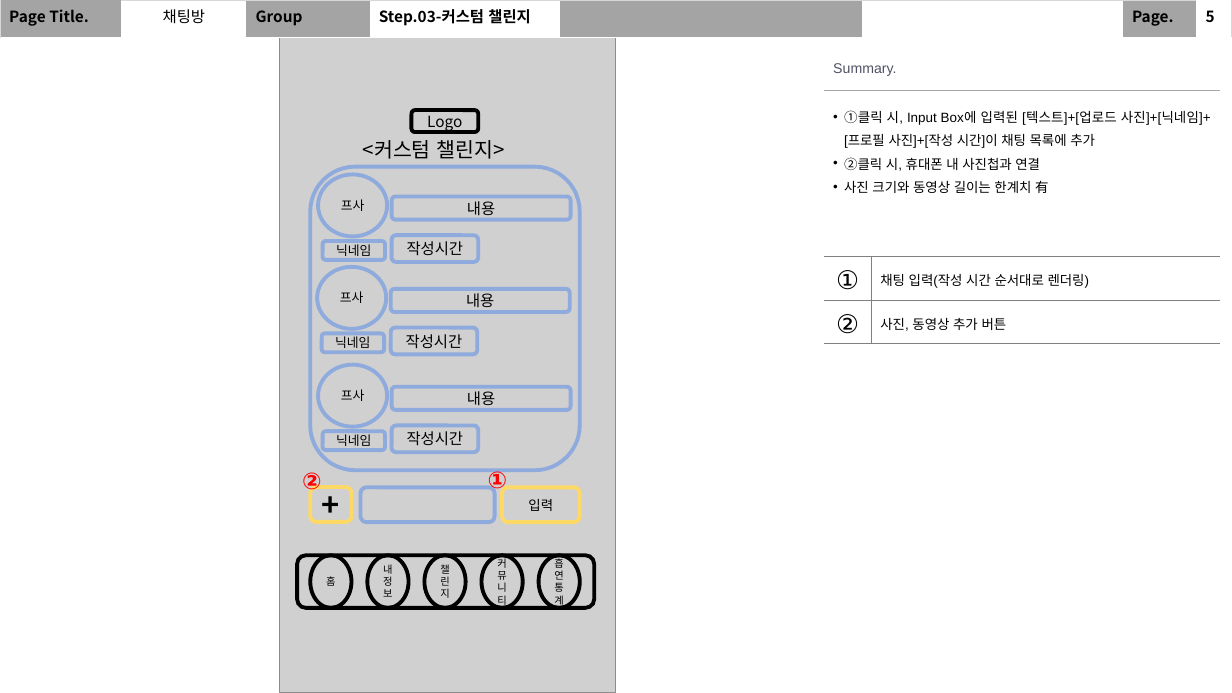
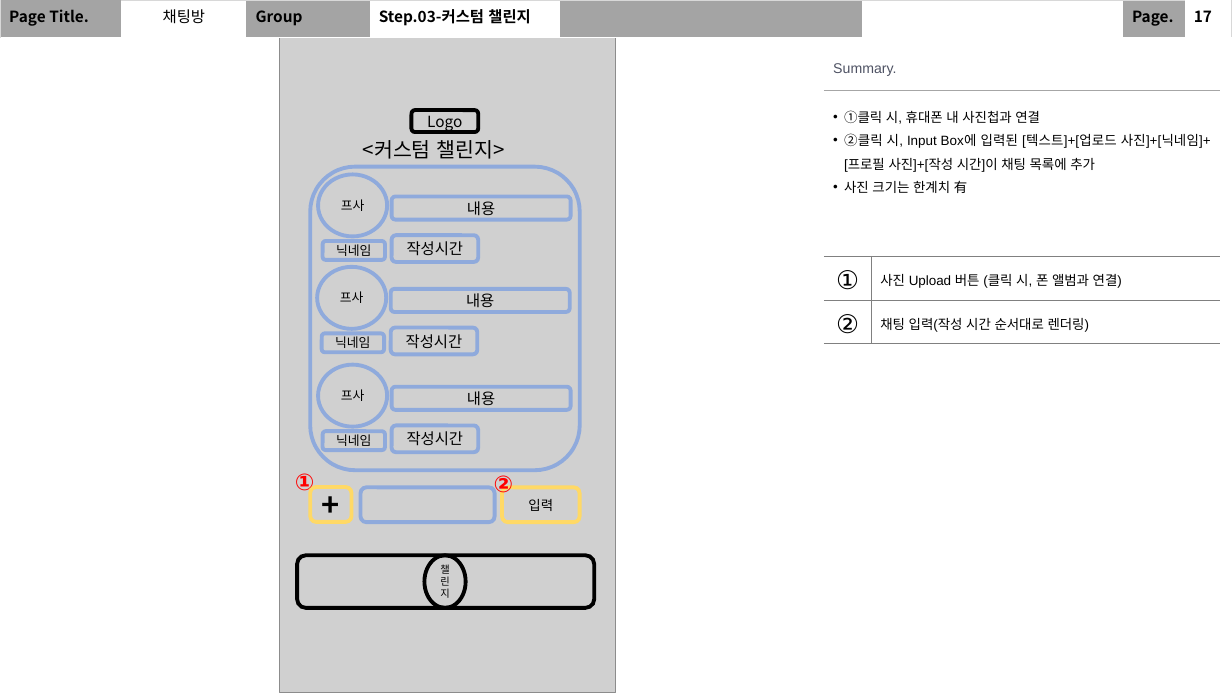
Before and after one commit to SeolMyeongJae/KSA-final-project, a slide deck: slide 19 of 06-최종산출물/UI 및 화면 설계.pptx (slide 16 before the commit). Drawn at 1232x693 pixels with LibreOffice and Linux fonts; fonts in the diff are those of the drawing; grey boxes stand for pictures. Boxes give left, top, right and bottom in pixels: in the first picture for what was removed or moved away, otherwise in the second. Text is boxed around its words. In the diff, an @@ line names an element or a change of style, - is before the commit and + after.

```diff
--- a/06-최종산출물/UI 및 화면 설계.pptx
+++ b/06-최종산출물/UI 및 화면 설계.pptx
@@ table at (0, 0, 1231, 38) @@
-row 1, column 10: 5
+row 1, column 10: 17
@@ table at (824, 48, 1220, 341) @@
-row 2, column 1: ①클릭 시, Input Box에 입력된 [텍스트]+[업로드 사진]+[닉네임]+[프로필 사진]+[작성 시간]이 채팅 목록에 추가 / ②클릭 시, 휴대폰 내 사진첩과 연결 / 사진 크기와 동영상 길이는 한계치 有
+row 2, column 1: ①클릭 시, 휴대폰 내 사진첩과 연결 / ②클릭 시, Input Box에 입력된 [텍스트]+[업로드 사진]+[닉네임]+[프로필 사진]+[작성 시간]이 채팅 목록에 추가 / 사진 크기는 한계치 有
-row 3, column 2: 채팅 입력(작성 시간 순서대로 렌더링)
+row 3, column 2: 사진 Upload 버튼 (클릭 시, 폰 앨범과 연결)
-row 4, column 2: 사진, 동영상 추가 버튼
+row 4, column 2: 채팅 입력(작성 시간 순서대로 렌더링)
@@ text "①": place and size @@
-text "①" at (488, 469, 508, 494)
+text "①" at (295, 473, 315, 496)
@@ text "②": place and size @@
-text "②" at (302, 472, 322, 495)
+text "②" at (494, 475, 514, 498)
@@ ellipse removed at (311, 555, 352, 608) @@
-홈
@@ ellipse removed at (368, 555, 409, 608) @@
-내 정보
@@ ellipse removed at (482, 555, 523, 608) @@
-커뮤니티
@@ ellipse removed at (539, 555, 580, 608) @@
-흡연통계
```
Also in this commit, not shown: 15 other slides changed, 15 slides added.
